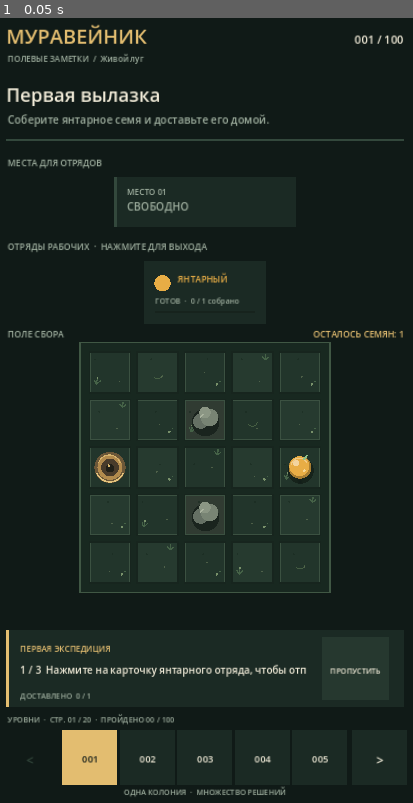
Above: before the commit, frame 1.
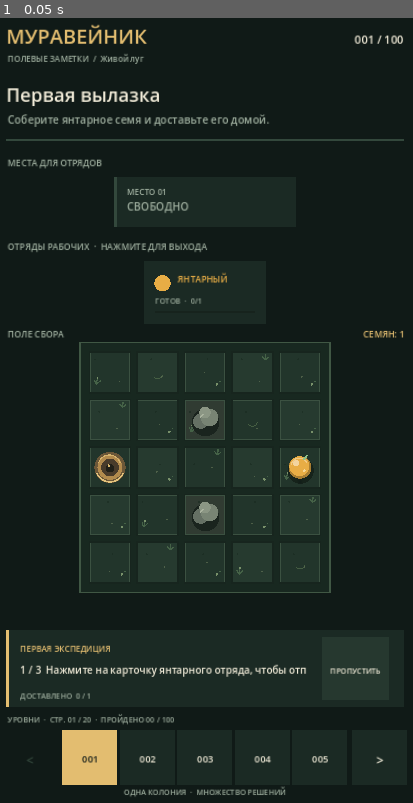
Above: after the commit, the same moment.

Repository: MaiklLX/Game-ANTS
Game: Godot game, scene res://scenes/main.tscn
Two runs of this game, one before a commit and one after it. Both use one fixed random seed, a clock stepped at 60 frames per second and the inputs below.
Inputs:
- Up to frame 1 (0.05 s): no input

The runs differ from the first frame. In frame 1, 0.2% of the frame differs, in the area x 47-98%, y 35-41%.

Commit message:
fix(ui): prevent Russian labels from clipping on narrow phones

Diff:
--- a/scripts/ui/game_screen.gd
+++ b/scripts/ui/game_screen.gd
@@ -222,7 +222,7 @@
 
 
 func _objective_for_display(objective: String) -> String:
-	if _ui_scale >= 0.52 or objective.length() <= 56:
+	if _ui_scale >= 0.72 or objective.length() <= 56:
 		return objective
 	return objective.left(53).strip_edges() + "…"
 
@@ -313,7 +313,7 @@
 		var state := "В ПОЛЕ" if squad["deployed"] else "ГОТОВ"
 		var carried := int(squad["carried"])
 		var capacity := int(squad["capacity"])
-		var load_text := "%d/%d" % [carried, capacity] if ids.size() >= 4 else "%d / %d собрано" % [carried, capacity]
+		var load_text := "%d/%d" % [carried, capacity]
 		var state_label := state
 		if ids.size() >= 4:
 			state_label = "В ПОЛЕ" if squad["deployed"] else "ГОТОВ"
@@ -333,7 +333,7 @@
 
 	var board_label_y := _board_origin.y - 22.0
 	draw_string(font, Vector2(44, board_label_y), "ПОЛЕ СБОРА", HORIZONTAL_ALIGNMENT_LEFT, -1, ResponsiveLayoutScript.font_size(14, _ui_scale), COLOR_MUTED)
-	var resource_label := "ОСТАЛОСЬ СЕМЯН: %d" % _board.remaining_resources
+	var resource_label := "СЕМЯН: %d" % _board.remaining_resources
 	draw_string(font, Vector2(498, board_label_y), resource_label, HORIZONTAL_ALIGNMENT_RIGHT, 180, ResponsiveLayoutScript.font_size(14, _ui_scale), COLOR_GOLD)
 
 	var board_frame := Rect2(_board_origin - Vector2(14, 14), Vector2(board_width, board_height) + Vector2(28, 28))
